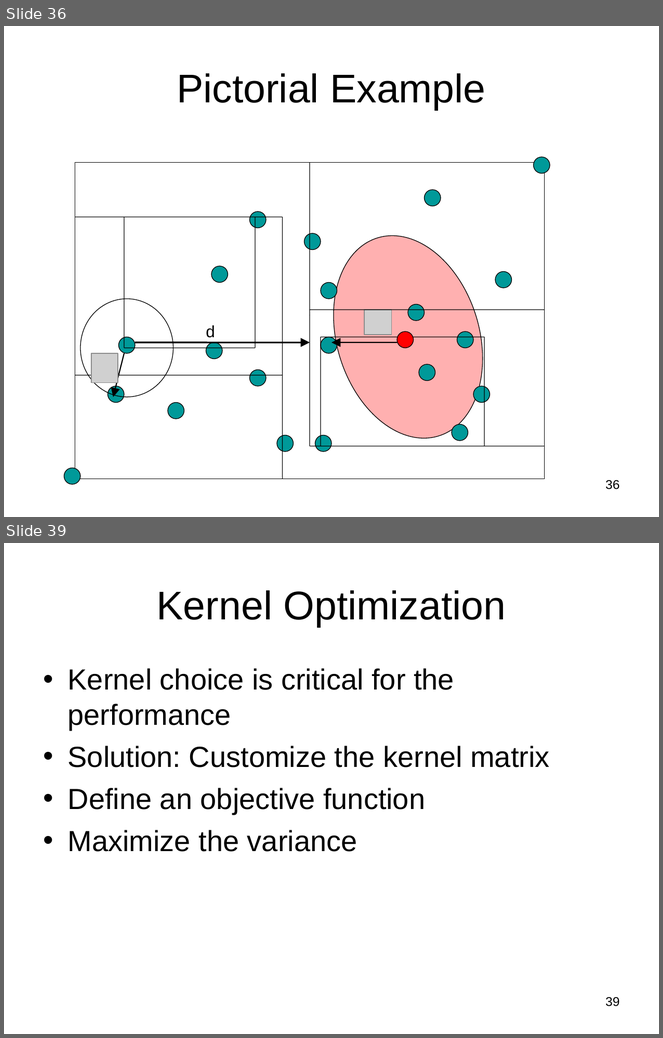
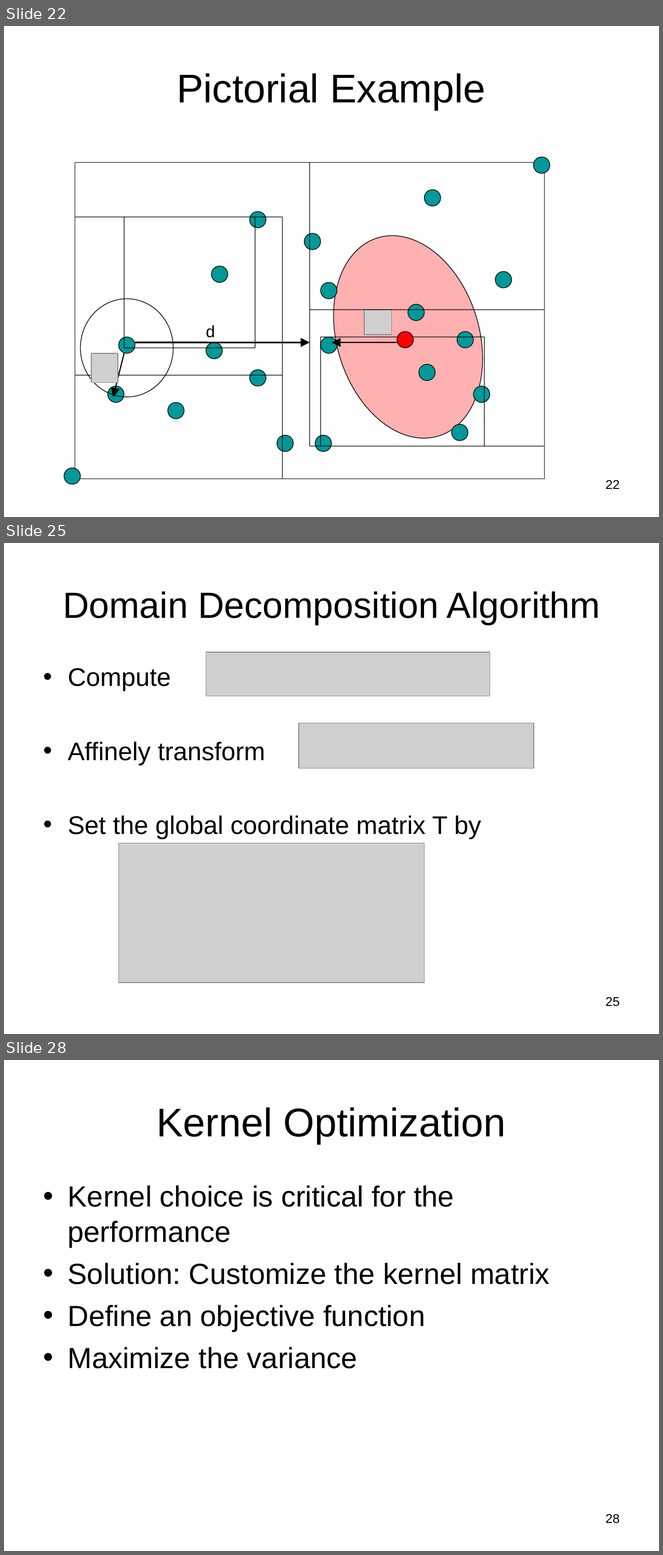
Before and after one commit to subailong/mlpack, a slide deck: fastlib/u/nvasil/docs/proposal/proposal.ppt. Shown one above the other, each under a label of ours: slides 36 and 39 before the commit, slides 22, 25 and 28 after it; the slides between them are not shown. The pictures are 663x1038 and 663x1555 pixels, drawn with LibreOffice and Linux fonts; fonts in the diff are those of the drawing; grey boxes stand for pictures. Boxes give left, top, right and bottom in pixels: in the first picture for what was removed or moved away, otherwise in the second. Text is boxed around its words. In the diff, an @@ line names an element or a change of style, - is before the commit and + after.

```diff
--- a/fastlib/u/nvasil/docs/proposal/proposal.ppt
+++ b/fastlib/u/nvasil/docs/proposal/proposal.ppt
@@ slide 25 added at (4,543,659,1034), background #FFFFFF @@
@@ title added at (63,591,600,625), 40 pt, text #000000 @@
+Domain Decomposition Algorithm
@@ picture added at (206,652,490,696) @@
@@ text added at (68,668,481,839), 28 pt, text #000000 @@
+• Compute
+• Affinely transform
+• Set the global coordinate matrix T by
@@ picture added at (299,723,534,768) @@
@@ picture added at (118,843,425,982) @@
@@ page number added at (606,997,620,1007), 14 pt, text #000000 @@
+25
@@ what was slide 36 is now slide 22 @@
@@ page number at (606,480,620,489): text changed @@
-36
+22
@@ what was slide 39 is now slide 28 @@
@@ page number at (606,1514,620,1524): text changed @@
-39
+28
```
Also in this commit, not shown: 23 slides changed, 10 other slides added, 9 slides removed.
